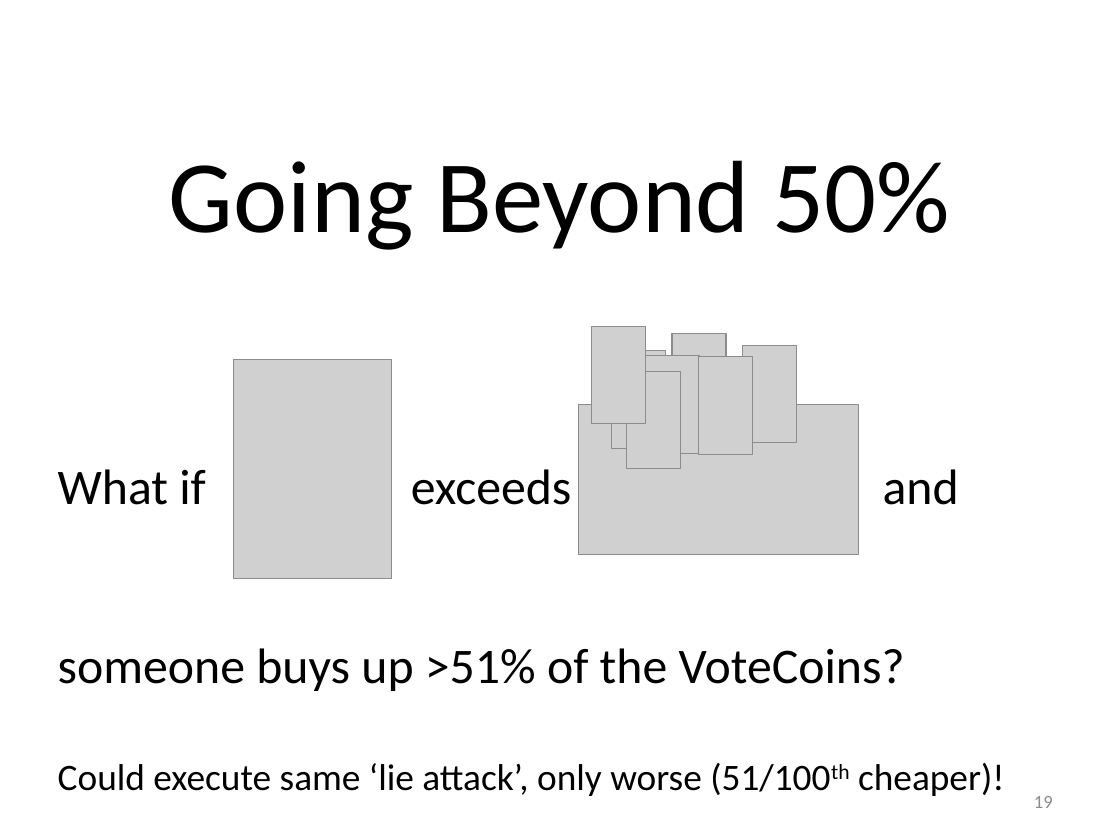
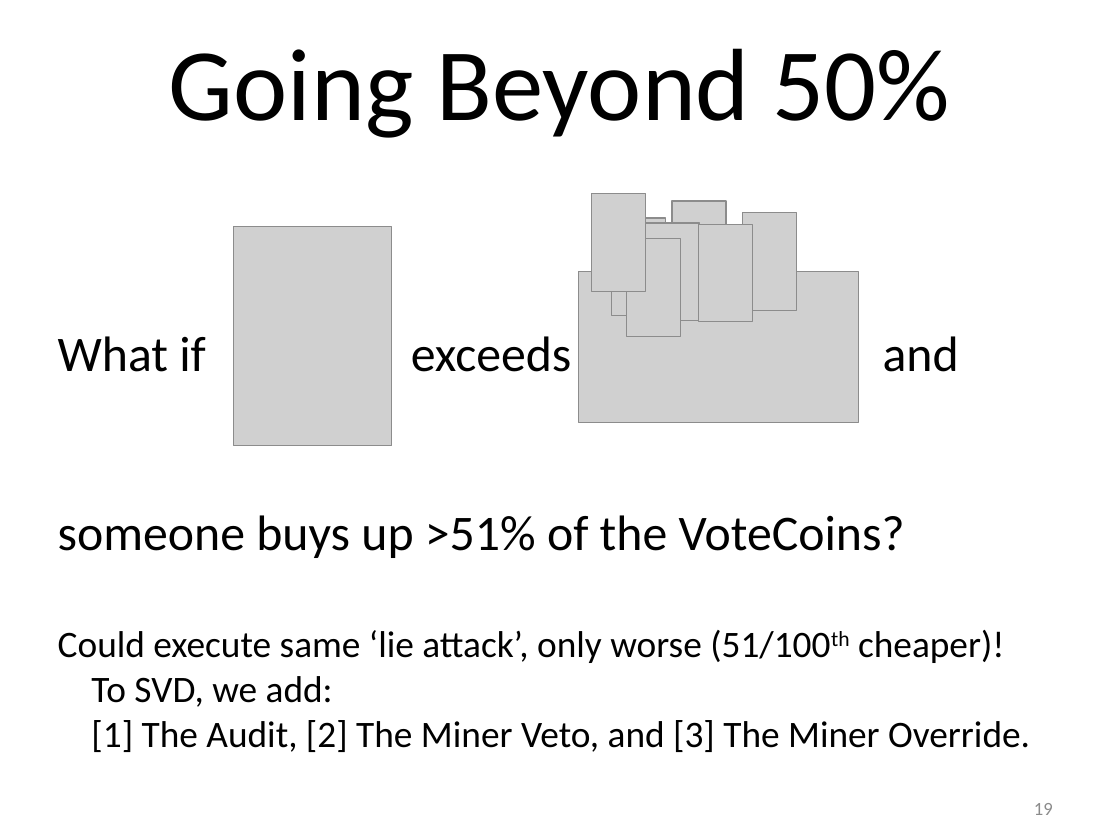
Before and after one commit to truthcoin/www.truthcoin.info, a slide deck: slide 19 of presentations/truthcoin-outcomes.pptx. Drawn at 1120x840 pixels with LibreOffice and Linux fonts; fonts in the diff are those of the drawing; grey boxes stand for pictures. Boxes give left, top, right and bottom in pixels: in the first picture for what was removed or moved away, otherwise in the second. Text is boxed around its words. In the diff, an @@ line names an element or a change of style, - is before the commit and + after.

```diff
--- a/presentations/truthcoin-outcomes.pptx
+++ b/presentations/truthcoin-outcomes.pptx
@@ title "Going Beyond 50%": place and size @@
-title "Going Beyond 50%" at box(169, 160, 950, 250)
+title "Going Beyond 50%" at box(169, 48, 950, 138)
@@ 5 pictures: place and size @@
-5 pictures at box(233, 334, 752, 579)
+5 pictures at box(233, 200, 752, 446)
@@ 4 pictures: place and size @@
-4 pictures at box(579, 326, 859, 554)
+4 pictures at box(579, 194, 859, 422)
@@ text "What if Attack exceeds Conform ...": place and size @@
-text "What if Attack exceeds Conform ..." at box(58, 463, 1004, 796)
+text "What if Attack exceeds Conform ..." at box(58, 330, 1030, 752)
@@ text at box(91, 676, 1030, 752): paragraphs added @@
+To SVD, we add:
+[1] The Audit, [2] The Miner Veto, and [3] The Miner Override.
@@ page number: place and size @@
-page number at box(1034, 796, 1053, 808)
+page number at box(1034, 803, 1053, 815)
```
Also in this commit, not shown: 12 other slides changed, 1 slide added, 5 other files.
